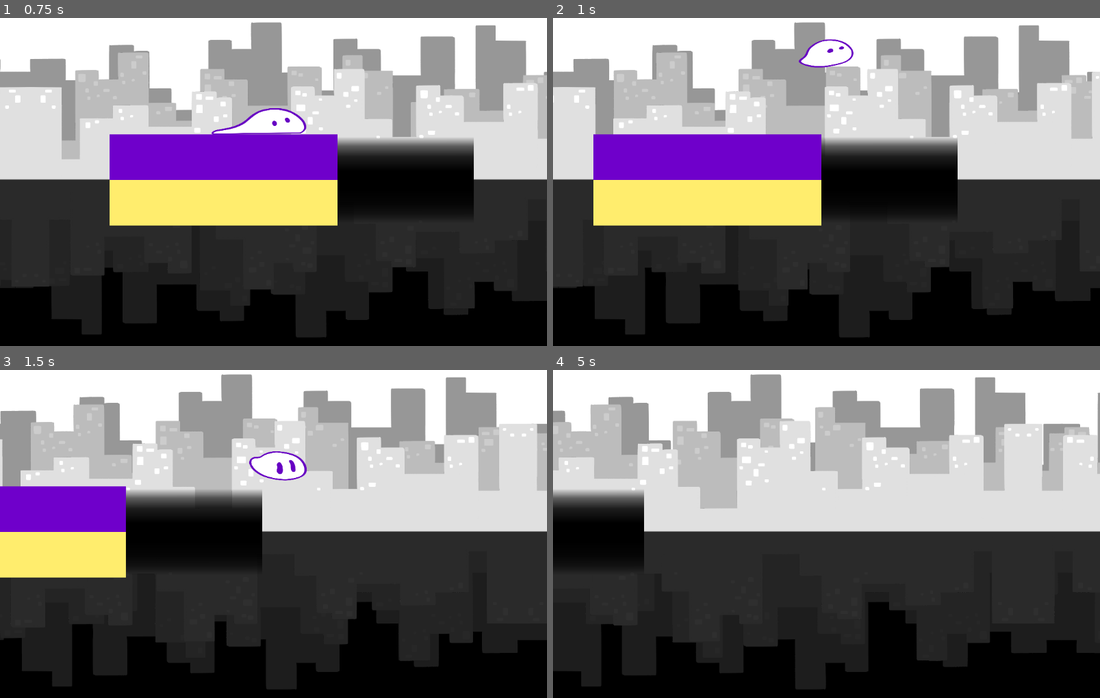
Above: before the commit, frames 1-4 (two rows, left to right).
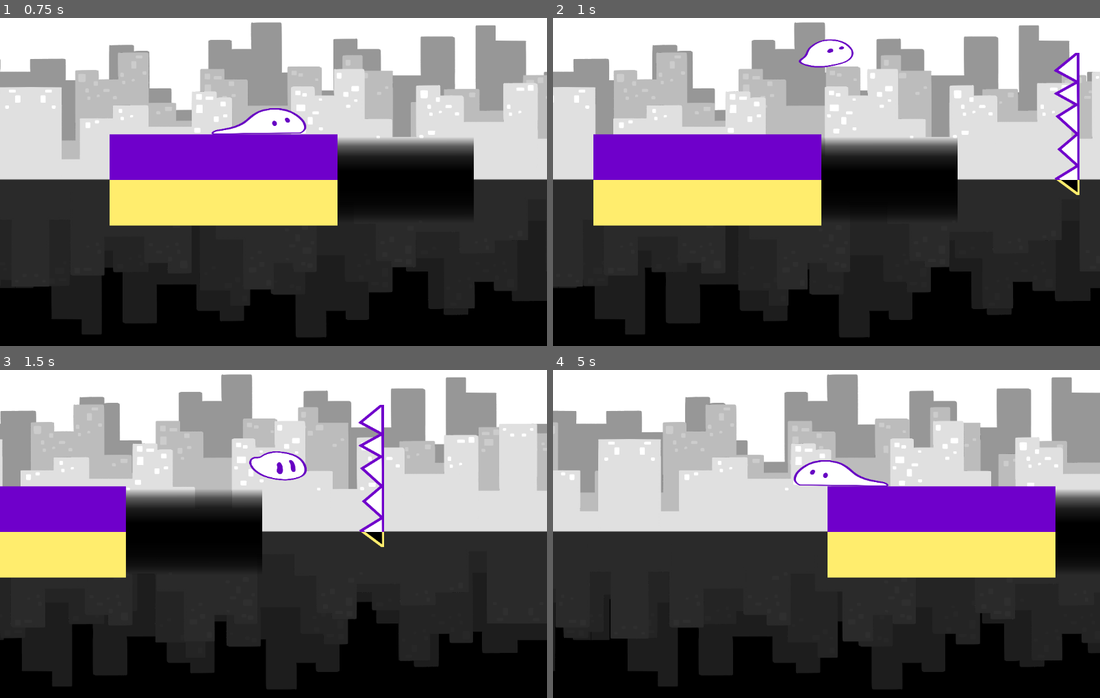
Above: after the commit, the same moments.

Repository: Globs-United/Project
Game: Godot game, scene res://lvl1.tscn
The game is run twice, just before and just after one commit, with the same random seed, the same clock (stepped at 60 frames per second) and the same inputs.
Inputs:
- Up to frame 1 (0.75 s): tap Enter at 0.5 s; hold Right (moveRight) from 0.53 s (still down)
- Up to frame 2 (1 s): keep holding Right (moveRight); tap Space (jump) at 0.77 s
- Up to frame 3 (1.5 s): keep holding Right (moveRight)
- Up to frame 4 (5 s): tap Space (jump) at 1.52, 3.02, 3.77, 4.52 s; release Right (moveRight) at 2.03 s; hold Left (moveLeft) 2.03-2.78 s; hold Right (moveRight) 2.78-4.28 s; hold Left (moveLeft) from 4.28 s (still down)

Frame 1 is identical in both runs. In frame 2, 1.1% of the frame differs, in the area x 91-97%, y 10-54%; in frame 3, 1.0%; in frame 4, 44%, in the area x 0-100%, y 1-98%.

Commit message:
Change spike color depending on location

Diff:
--- a/lvl1.tscn
+++ b/lvl1.tscn
@@ -1,10 +1,11 @@
-[gd_scene load_steps=6 format=3 uid="uid://bgvo0sua3mcnq"]
+[gd_scene load_steps=7 format=3 uid="uid://bgvo0sua3mcnq"]
 
 [ext_resource type="PackedScene" uid="uid://dgwk5b1f52pic" path="res://object_scenes/pit.tscn" id="2_ok8r0"]
 [ext_resource type="PackedScene" uid="uid://bqao8gba5f2ao" path="res://object_scenes/player.tscn" id="3_audra"]
 [ext_resource type="PackedScene" uid="uid://dgy4yrqbl7mvj" path="res://object_scenes/wall.tscn" id="4_x7kom"]
 [ext_resource type="PackedScene" uid="uid://b7kig75wfp6de" path="res://object_scenes/background.tscn" id="5_audra"]
 [ext_resource type="Script" uid="uid://w8iguxe1l24l" path="res://scripts/camera_2d.gd" id="5_ok8r0"]
+[ext_resource type="PackedScene" uid="uid://dbjmiklp0s68j" path="res://object_scenes/spikes.tscn" id="6_audra"]
 
 [node name="Lvl 1" type="Node2D"]
 
@@ -24,3 +25,7 @@
 script = ExtResource("5_ok8r0")
 
 [node name="ParallaxBackground" parent="." instance=ExtResource("5_audra")]
+
+[node name="Spikes" parent="." instance=ExtResource("6_audra")]
+position = Vector2(989, 232)
+scale = Vector2(0.3, 0.3)
--- /dev/null
+++ b/object_scenes/spikes.gdshader
@@ -0,0 +1,24 @@
+shader_type canvas_item;
+
+varying vec2 wrldVertex;
+
+void vertex() {
+	wrldVertex = (MODEL_MATRIX * vec4(VERTEX, 0.0, 1.0)).xy;
+}
+
+void fragment() {
+	bool worldY = wrldVertex.y > 350.0;
+	vec4 col = texture(TEXTURE, UV);
+
+	if(worldY){
+		COLOR = vec4(1.0 - col.g, 0.9294117647058824 - 0.9294117647058824 * col.g, 0.42745098039215684 - 0.42745098039215684 * col.g, col.a);
+	}else{
+		COLOR = vec4(0.43529411764705883 + 0.5647058823529412 * col.g, col.g, 0.796078431372549 + 0.20392156862745103 * col.g, col.a);
+	}
+}
+
+
+//void light() {
+//	// Called for every pixel for every light affecting the CanvasItem.
+//	// Uncomment to replace the default light processing function with this one.
+//}
--- a/object_scenes/spikes.tscn
+++ b/object_scenes/spikes.tscn
@@ -1,8 +1,12 @@
-[gd_scene load_steps=7 format=3 uid="uid://dbjmiklp0s68j"]
+[gd_scene load_steps=9 format=3 uid="uid://dbjmiklp0s68j"]
 
 [ext_resource type="Script" uid="uid://d03pns3dseony" path="res://scripts/spikes.gd" id="1_0fqjf"]
 [ext_resource type="Texture2D" uid="uid://ywynfr8v38s5" path="res://sprites/Spikes.png" id="2_guw6e"]
+[ext_resource type="Shader" uid="uid://bmffl55dpea8m" path="res://object_scenes/spikes.gdshader" id="2_jh1ha"]
 [ext_resource type="Texture2D" uid="uid://couqgeu0lfdrt" path="res://sprites/SpikesY.png" id="3_guw6e"]
+
+[sub_resource type="ShaderMaterial" id="ShaderMaterial_kpnp0"]
+shader = ExtResource("2_jh1ha")
 
 [sub_resource type="SpriteFrames" id="SpriteFrames_jh1ha"]
 animations = [{
@@ -32,8 +36,9 @@
 metadata/_edit_group_ = true
 
 [node name="Sprite2D" type="AnimatedSprite2D" parent="."]
+material = SubResource("ShaderMaterial_kpnp0")
 sprite_frames = SubResource("SpriteFrames_jh1ha")
-animation = &"spikeY"
+animation = &"spike"
 
 [node name="CollisionShape2D" type="CollisionShape2D" parent="."]
 position = Vector2(50, 0)
Not shown, added: object_scenes/spikes.gdshader.uid
